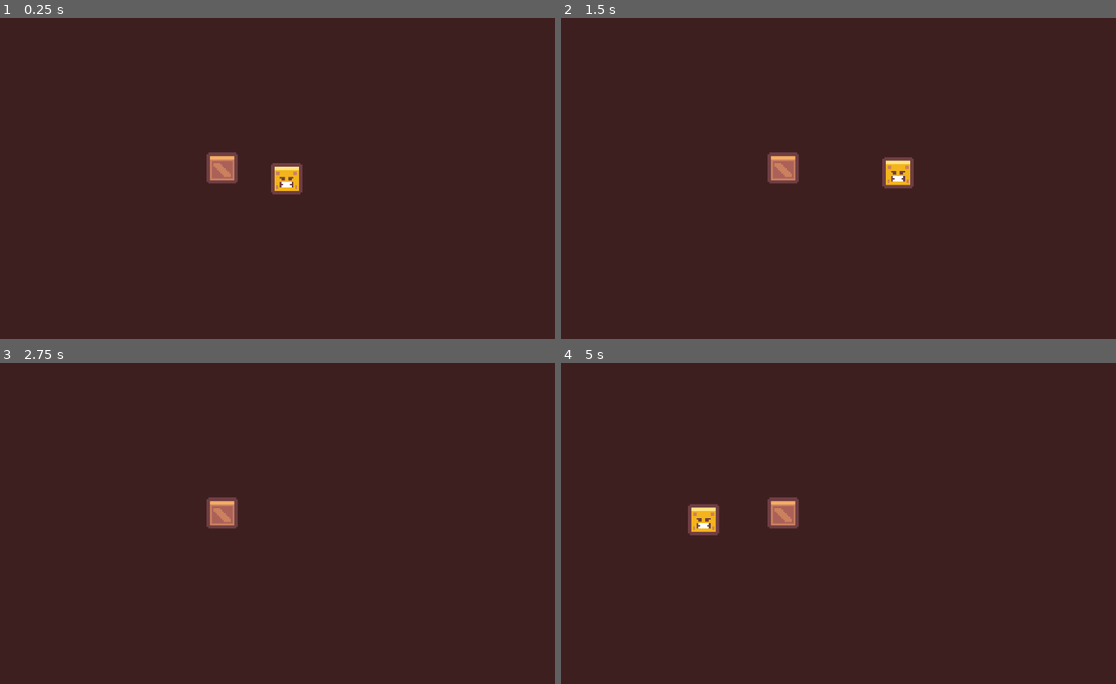
Above: before the commit, frames 1-4 (two rows, left to right).
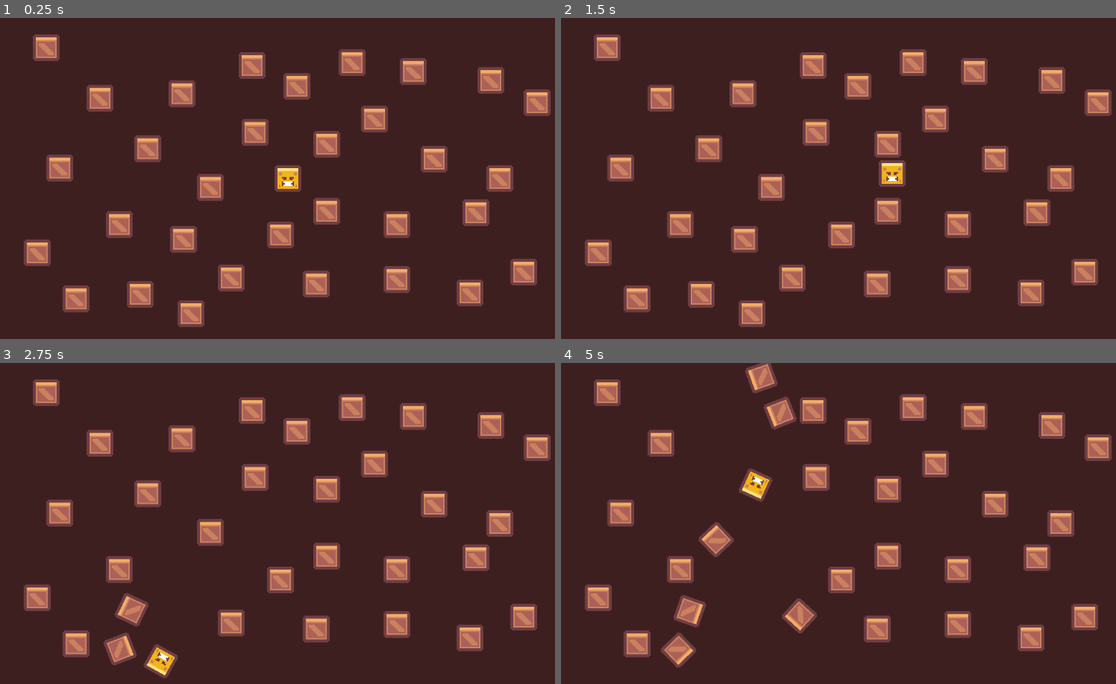
Above: after the commit, the same moments.

Repository: Rambling-Bramble-Blog/Godot-4-Mini-Courses
Game: Godot game, scene res://Physics/physics.tscn
Same seed, same stepped clock (60 frames per second), same inputs: the game is played once before the commit and once after it. The project has no main scene, so this scene is started directly.
Inputs (mouse positions are in pixels of both pictures, inside the frame that each line leads up to):
- Up to frame 1 (0.25 s): no input
- Up to frame 2 (1.5 s): tap Enter at 0.5 s; move the mouse to (971, 162) at 0.52 s; click (971, 162) at 0.67 s; drag from (733, 194) to (816, 242) at 1.27 s
- Up to frame 3 (2.75 s): move the mouse to (344, 452) at 2.02 s; click (344, 452) at 2.17 s
- Up to frame 4 (5 s): drag from (816, 587) to (677, 475) at 2.77 s; move the mouse to (1021, 571) at 3.52 s; click (1021, 571) at 3.67 s; drag from (677, 475) to (760, 443) at 4.27 s

The runs differ from the first frame. In frame 1, 13% of the frame differs, in the area x 4-100%, y 5-97%; in frame 2, 14%; in frame 3, 13%; in frame 4, 14%, in the area x 4-100%, y 0-95%.

Commit message:
H: Physics - Part 4. Finished. Duplicated Crates. Game is playable and fun/satisfying

Diff:
--- a/Physics/physics.tscn
+++ b/Physics/physics.tscn
@@ -8,7 +8,103 @@
 [node name="Player" parent="." instance=ExtResource("1_kow1d")]
 
 [node name="Camera2D" type="Camera2D" parent="."]
-zoom = Vector2(3.5, 3.5)
+position = Vector2(-1, 0)
+zoom = Vector2(3, 3)
 
-[node name="Crate" parent="." instance=ExtResource("2_h1ex6")]
-position = Vector2(-37, -6)
+[node name="Crates" type="Node2D" parent="."]
+
+[node name="Crate" parent="Crates" instance=ExtResource("2_h1ex6")]
+position = Vector2(-65, 91)
+
+[node name="Crate2" parent="Crates" instance=ExtResource("2_h1ex6")]
+position = Vector2(26, 22)
+
+[node name="Crate3" parent="Crates" instance=ExtResource("2_h1ex6")]
+position = Vector2(136, -66)
+
+[node name="Crate4" parent="Crates" instance=ExtResource("2_h1ex6")]
+position = Vector2(-24, -76)
+
+[node name="Crate5" parent="Crates" instance=ExtResource("2_h1ex6")]
+position = Vector2(-94, -20)
+
+[node name="Crate6" parent="Crates" instance=ExtResource("2_h1ex6")]
+position = Vector2(-113, 31)
+
+[node name="Crate7" parent="Crates" instance=ExtResource("2_h1ex6")]
+position = Vector2(-153, -7)
+
+[node name="Crate8" parent="Crates" instance=ExtResource("2_h1ex6")]
+position = Vector2(-71, -57)
+
+[node name="Crate9" parent="Crates" instance=ExtResource("2_h1ex6")]
+position = Vector2(122, 77)
+
+[node name="Crate10" parent="Crates" instance=ExtResource("2_h1ex6")]
+position = Vector2(73, 31)
+
+[node name="Crate11" parent="Crates" instance=ExtResource("2_h1ex6")]
+position = Vector2(142, 0)
+
+[node name="Crate12" parent="Crates" instance=ExtResource("2_h1ex6")]
+position = Vector2(-142, 81)
+
+[node name="Crate13" parent="Crates" instance=ExtResource("2_h1ex6")]
+position = Vector2(-126, -54)
+
+[node name="Crate14" parent="Crates" instance=ExtResource("2_h1ex6")]
+position = Vector2(-38, 67)
+
+[node name="Crate15" parent="Crates" instance=ExtResource("2_h1ex6")]
+position = Vector2(-162, -88)
+
+[node name="Crate16" parent="Crates" instance=ExtResource("2_h1ex6")]
+position = Vector2(73, 68)
+
+[node name="Crate17" parent="Crates" instance=ExtResource("2_h1ex6")]
+position = Vector2(126, 23)
+
+[node name="Crate18" parent="Crates" instance=ExtResource("2_h1ex6")]
+position = Vector2(-168, 50)
+
+[node name="Crate19" parent="Crates" instance=ExtResource("2_h1ex6")]
+position = Vector2(43, -78)
+
+[node name="Crate20" parent="Crates" instance=ExtResource("2_h1ex6")]
+position = Vector2(167, -51)
+
+[node name="Crate21" parent="Crates" instance=ExtResource("2_h1ex6")]
+position = Vector2(158, 63)
+
+[node name="Crate22" parent="Crates" instance=ExtResource("2_h1ex6")]
+position = Vector2(58, -40)
+
+[node name="Crate23" parent="Crates" instance=ExtResource("2_h1ex6")]
+position = Vector2(84, -72)
+
+[node name="Crate24" parent="Crates" instance=ExtResource("2_h1ex6")]
+position = Vector2(26, -23)
+
+[node name="Crate25" parent="Crates" instance=ExtResource("2_h1ex6")]
+position = Vector2(19, 71)
+
+[node name="Crate26" parent="Crates" instance=ExtResource("2_h1ex6")]
+position = Vector2(-22, -31)
+
+[node name="Crate27" parent="Crates" instance=ExtResource("2_h1ex6")]
+position = Vector2(-5, 38)
+
+[node name="Crate28" parent="Crates" instance=ExtResource("2_h1ex6")]
+position = Vector2(-52, 6)
+
+[node name="Crate29" parent="Crates" instance=ExtResource("2_h1ex6")]
+position = Vector2(98, -13)
+
+[node name="Crate30" parent="Crates" instance=ExtResource("2_h1ex6")]
+position = Vector2(6, -62)
+
+[node name="Crate31" parent="Crates" instance=ExtResource("2_h1ex6")]
+position = Vector2(-70, 41)
+
+[node name="Crate32" parent="Crates" instance=ExtResource("2_h1ex6")]
+position = Vector2(-99, 78)
